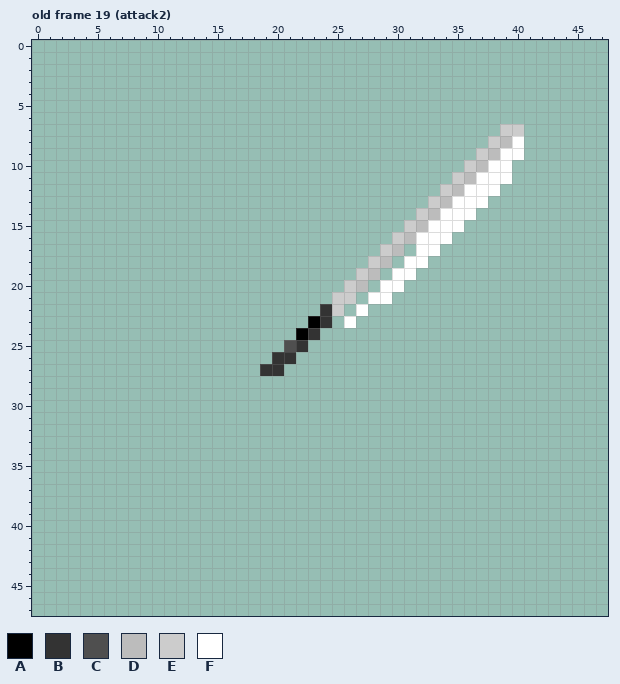
Pixel-art file, stored at sinkdungeon_resource/OtherTexure/weaponlight.aseprite. This is how it looked before the edit.
48x48 pixels, 21 frames. Shown: old frame 19 (attack2). The commit also changed other frames, which this record leaves out.
Visible layers, top first: "Layer 1", "Layer".
Palette (. is transparent): A #000000  B #333333  C #4f4f4f  D #bcbcbc  E #cccccc  F #ffffff
Pixels before, old frame 19 (attack2), first column x 19:
 7 ....................EE
 8 ...................EDF
 9 ..................EDFF
10 .................EDFF.
11 ................EDFFF.
12 ...............EDFFF..
13 ..............EDFFF...
14 .............EDFFF....
15 ............EDFFF.....
16 ...........EDFFF......
17 ..........ED.FF.......
18 .........ED.FF........
19 ........ED.FF.........
20 .......ED.FF..........
21 ......EE.FF...........
22 .....BE.F.............
23 ....AB.F..............
24 ...AB.................
25 ..CB..................
26 .BB...................
27 BB....................
The result:
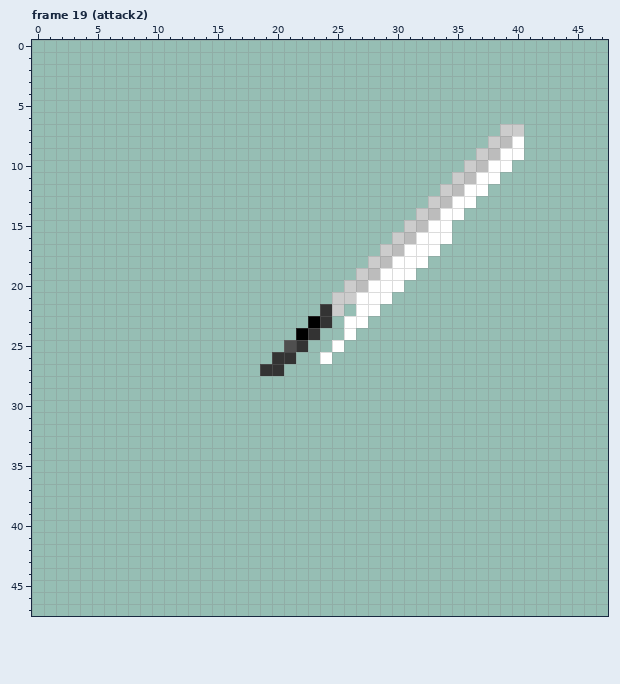
A new or re-ordered frame is compared with the old frame closest to it.
Change:
frames 21 -> 41
Changed rows in their new state; - is an unchanged pixel.
Frame 19 (attack2) is new; against old frame 19 (attack2), layer "Layer 1":
first column x 24:
11 ---------------.
12 --------------.-
13 -------------.--
14 ------------.---
15 -----------.----
17 -------F--------
18 ------F---------
19 -----F----------
20 ----F-----------
21 ---F------------
22 ----F-----------
23 ---F------------
24 --F-------------
25 -F--------------
26 F---------------
